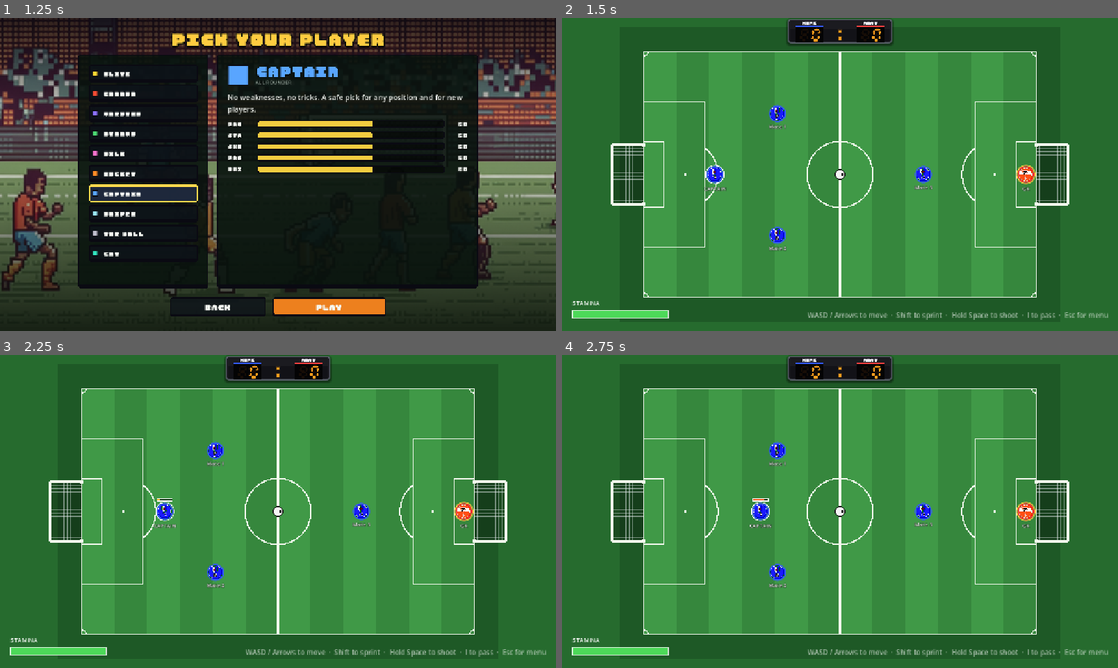
Above: before the commit, frames 1-4 (two rows, left to right).
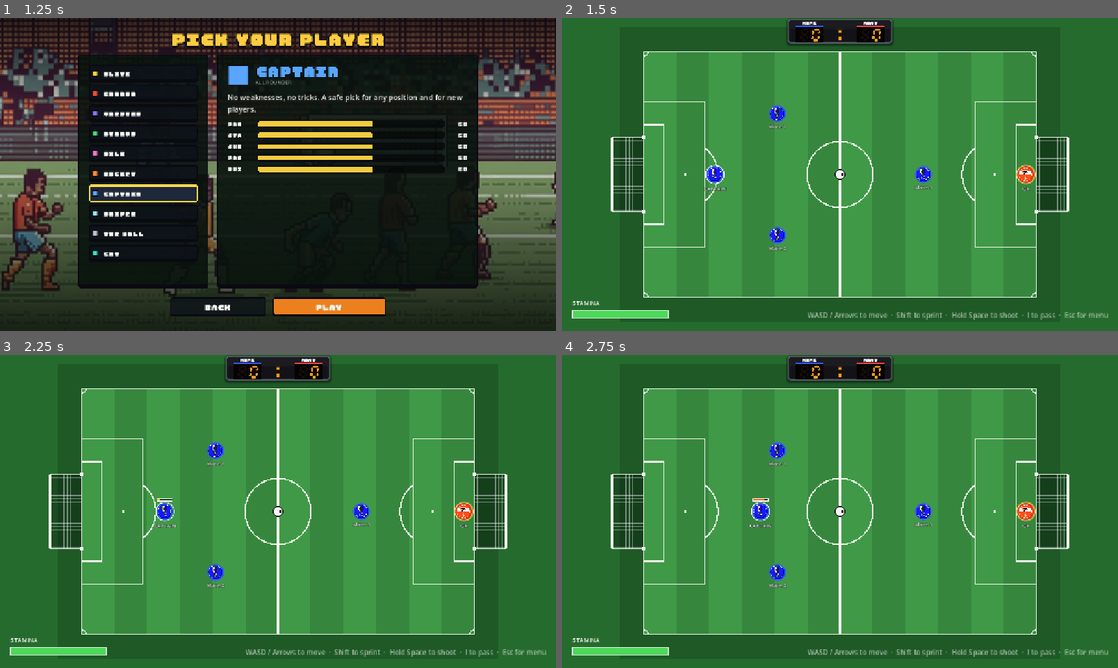
Above: after the commit, the same moments.

Repository: dthanhff318/soccer-war
Game: Godot game, scene res://scenes/boot.tscn
Same seed, same stepped clock (60 frames per second), same inputs: the game is played once before the commit and once after it.
Inputs (mouse positions are in pixels of both pictures, inside the frame that each line leads up to):
- Up to frame 1 (1.25 s): click "PRACTICE" at 0.5 s
- Up to frame 2 (1.5 s): click "PLAY" at 1.25 s
- Up to frame 3 (2.25 s): tap Enter at 2 s; move the mouse to (400, 495) at 2.02 s; hold D (move_right) from 2.03 s (still down); hold Space (kick) from 2.03 s (still down); click (400, 495) at 2.17 s
- Up to frame 4 (2.75 s): keep holding D (move_right); keep holding Space (kick)

Frame 1 is identical in both runs. In frame 2, 1.3% of the frame differs, in the area x 8-92%, y 33-67%; in frame 3, 1.3%; in frame 4, 1.3%.

Commit message:
feat(game): widen the goal 1.25x and the goal area around it

Diff:
--- a/scripts/game/match_rules.gd
+++ b/scripts/game/match_rules.gd
@@ -11,11 +11,11 @@
 const PITCH_LENGTH := 904.0
 const PITCH_WIDTH := 565.0
 ## Width of the goal mouth, and how far the net reaches behind the goal line.
-const GOAL_WIDTH := 136.6
+const GOAL_WIDTH := 170.75
 const GOAL_DEPTH := 73.0
 ## Markings, scaled from a real 105 x 68 m pitch.
 const PENALTY_BOX := Vector2(142.0, 335.0)   # depth from goal line, width
-const GOAL_AREA := Vector2(47.0, 152.0)
+const GOAL_AREA := Vector2(47.0, 230.0)
 const PENALTY_SPOT_DISTANCE := 95.0
 const CENTER_CIRCLE_RADIUS := 76.0
 
--- a/tests/test_pitch.gd
+++ b/tests/test_pitch.gd
@@ -69,3 +69,20 @@
 		for spot in MatchRules.kickoff_positions(Roster.Team.LEFT, count):
 			check(spot.x > MatchRules.GOAL_LINE_LEFT and spot.x < MatchRules.CENTER.x, "left half %s" % spot)
 			check(spot.y > MatchRules.TOUCHLINE_TOP and spot.y < MatchRules.TOUCHLINE_BOTTOM, "on pitch %s" % spot)
+
+
+func test_goal_is_one_point_two_five_times_wider() -> void:
+	check_near(MatchRules.GOAL_WIDTH, 136.6 * 1.25, 0.01, "goal mouth")
+	check_near(MatchRules.GOAL_MOUTH_BOTTOM - MatchRules.GOAL_MOUTH_TOP, MatchRules.GOAL_WIDTH, 0.01, "mouth from width")
+	check(MatchRules.GOAL_AREA.y > MatchRules.GOAL_WIDTH + 40.0, "goal area still wraps the goal")
+	check(MatchRules.PENALTY_BOX.y > MatchRules.GOAL_AREA.y, "penalty box wraps the goal area")
+
+
+func test_shot_near_the_post_of_the_wider_goal_scores() -> void:
+	var ball := await _setup()
+	# Old mouth ended at CENTER.y + 68.3; this is past it, and the ball (radius
+	# 11.2) still clears the new post at CENTER.y + 85.4.
+	var near_post := Vector2(MatchRules.CENTER.x + 300, MatchRules.CENTER.y + 70)
+	_roll(ball, near_post, Vector2(900, 0))
+	check_eq(MatchRules.scoring_team(ball.position, ball.radius), Roster.Team.LEFT, "goal")
+	_world.queue_free()
Not shown, changed: export/index.html
Not shown, changed: export/index.pck
